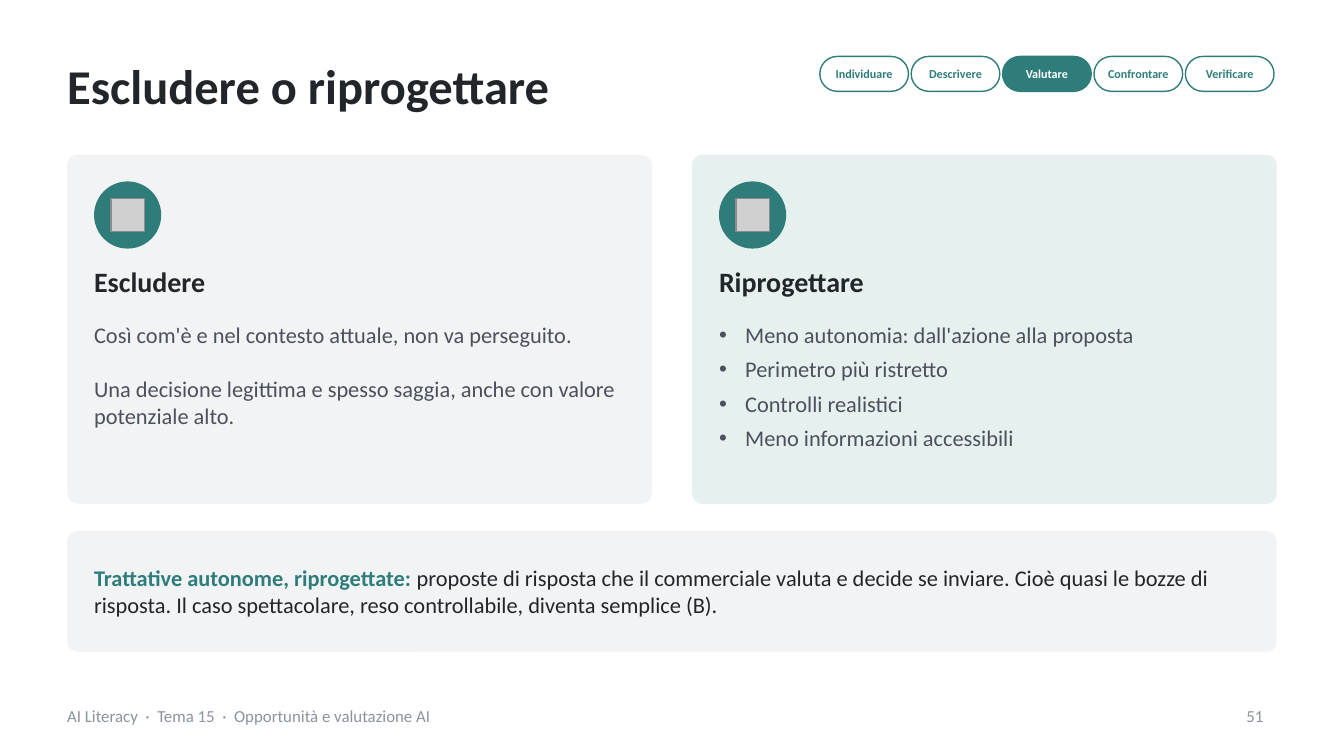
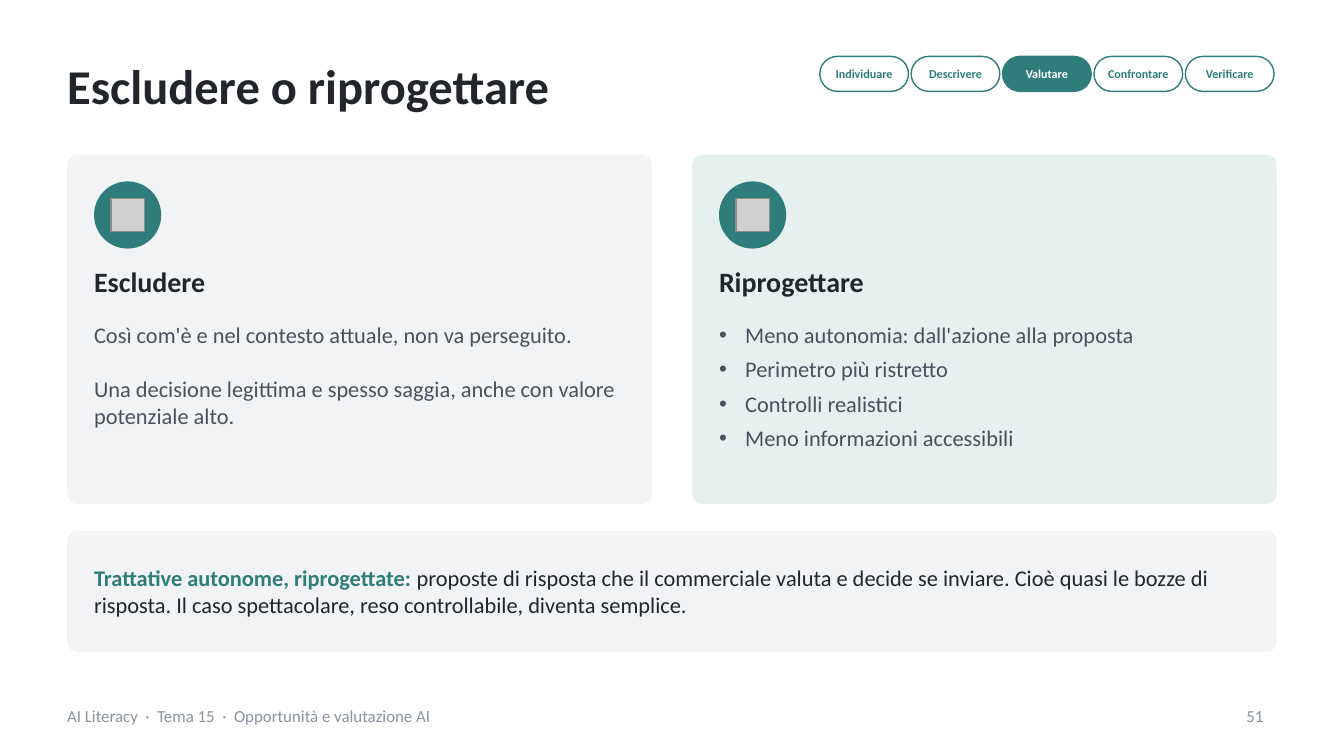
Before and after one commit to NetAi-IT/Formazione-AI-Literacy-Official, a slide deck: slide 51 of Base/Tema15_Opportunita_valutazione_AI.pptx. Drawn at 1344x756 pixels with LibreOffice and Linux fonts; fonts in the diff are those of the drawing; grey boxes stand for pictures. Boxes give left, top, right and bottom in pixels: in the first picture for what was removed or moved away, otherwise in the second. Text is boxed around its words. In the diff, an @@ line names an element or a change of style, - is before the commit and + after.

```diff
--- a/Base/Tema15_Opportunita_valutazione_AI.pptx
+++ b/Base/Tema15_Opportunita_valutazione_AI.pptx
@@ text at [94,570,1208,617]: text changed @@
-Trattative autonome, riprogettate: proposte di risposta che il commerciale valuta e decide se inviare. Cioè quasi le bozze di risposta. Il caso spettacolare, reso controllabile, diventa semplice (B).
+Trattative autonome, riprogettate: proposte di risposta che il commerciale valuta e decide se inviare. Cioè quasi le bozze di risposta. Il caso spettacolare, reso controllabile, diventa semplice.
```
Also in this commit, not shown: 29 other slides changed, 1 slide added, 1 slide removed, 8 other files.
